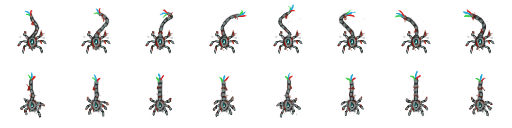
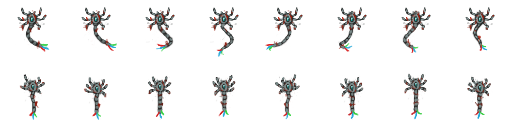
Revision of a layered 512 x 128 image; what changed, layer by layer:
painted on "Idle1LightHighlight" (1st of 8, in "Idle8") over (30, 17, 482, 44)
painted on "Idle1LightBase" (1st of 8, in "Idle8") over (31, 17, 481, 44)
painted on "Idle1Highlight" (1st of 8, in "Idle8") over (18, 9, 494, 52)
painted on "Idle1Gore" (1st of 8, in "Idle8") over (19, 9, 493, 52)
painted on "Idle1Mid" (1st of 8, in "Idle8") over (17, 7, 495, 54)
painted on "Idle1Base" (1st of 8, in "Idle8") over (17, 7, 495, 54)
painted on "Idle1Highlight" (2nd of 8, in "Idle7") over (82, 9, 430, 52)
painted on "Idle1Gore" (2nd of 8, in "Idle7") over (83, 9, 429, 52)
painted on "Idle1Mid" (2nd of 8, in "Idle7") over (81, 7, 431, 54)
painted on "Idle1Base" (2nd of 8, in "Idle7") over (81, 7, 431, 54)
painted on "Idle1Mid" (3rd of 8, in "Idle6") over (145, 7, 367, 54)
painted on "Idle1Base" (3rd of 8, in "Idle6") over (145, 7, 367, 54)
painted on "Idle1Base" (4th of 8, in "Idle5") over (145, 7, 367, 54)
painted on "Idle1Mid" (6th of 8, in "Idle3") over (145, 7, 367, 54)
painted on "Idle1Highlight" (7th of 8, in "Idle2") over (82, 8, 430, 53)
painted on "Idle1Gore" (7th of 8, in "Idle2") over (82, 9, 430, 52)
painted on "Idle1Mid" (7th of 8, in "Idle2") over (81, 7, 431, 54)
painted on "Idle1Base" (7th of 8, in "Idle2") over (81, 7, 431, 54)
painted on "Idle1LightHighlight" (8th of 8, in "Idle1") over (31, 17, 481, 44)
painted on "Idle1LightBase" (8th of 8, in "Idle1") over (31, 17, 481, 44)
painted on "Idle1Highlight" (8th of 8, in "Idle1") over (18, 9, 494, 52)
painted on "Idle1Gore" (8th of 8, in "Idle1") over (18, 9, 494, 52)
painted on "Idle1Mid" (8th of 8, in "Idle1") over (17, 7, 495, 54)
painted on "Idle1Base" (8th of 8, in "Idle1") over (17, 7, 495, 54)
…and 56 more changes (56 painted)
